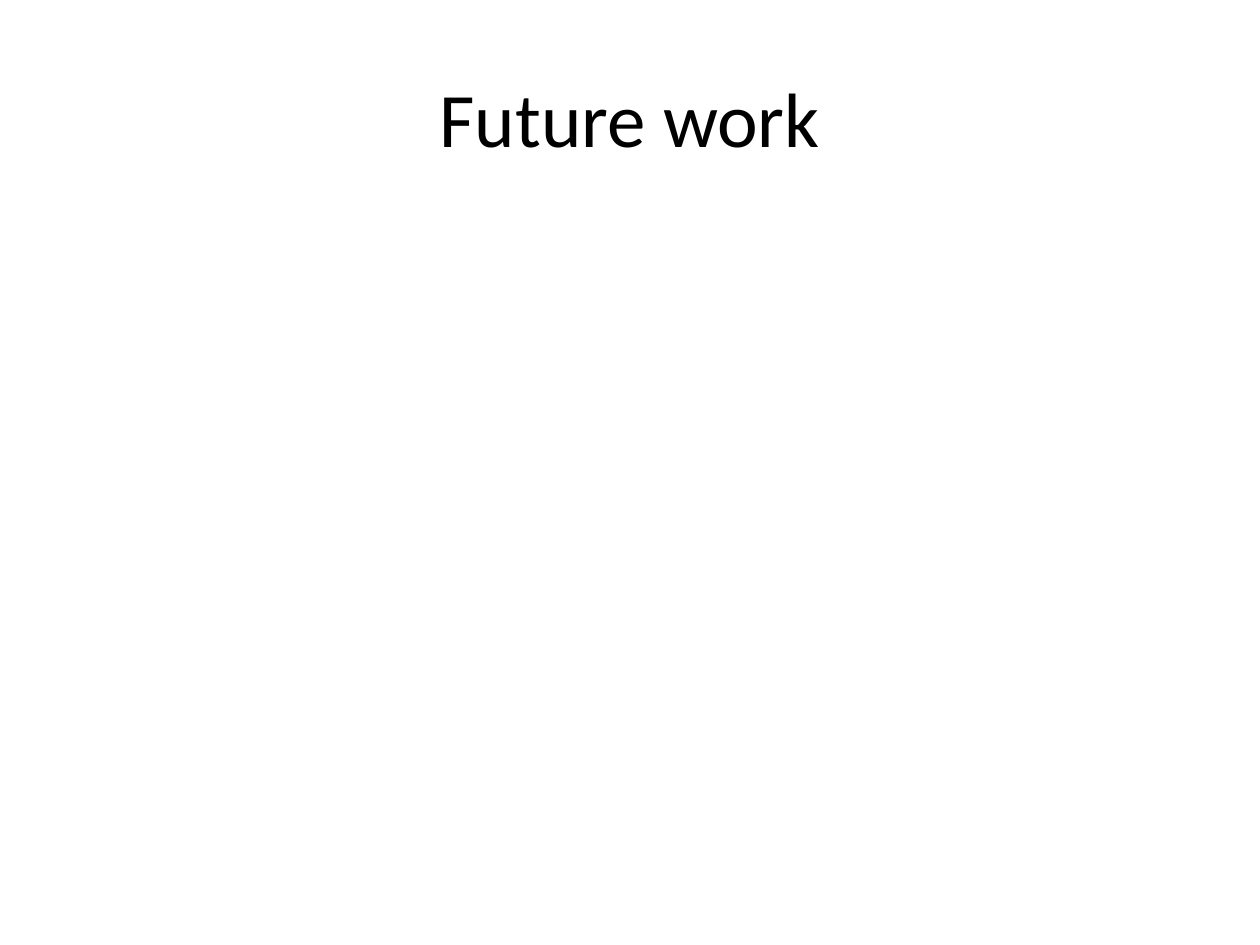
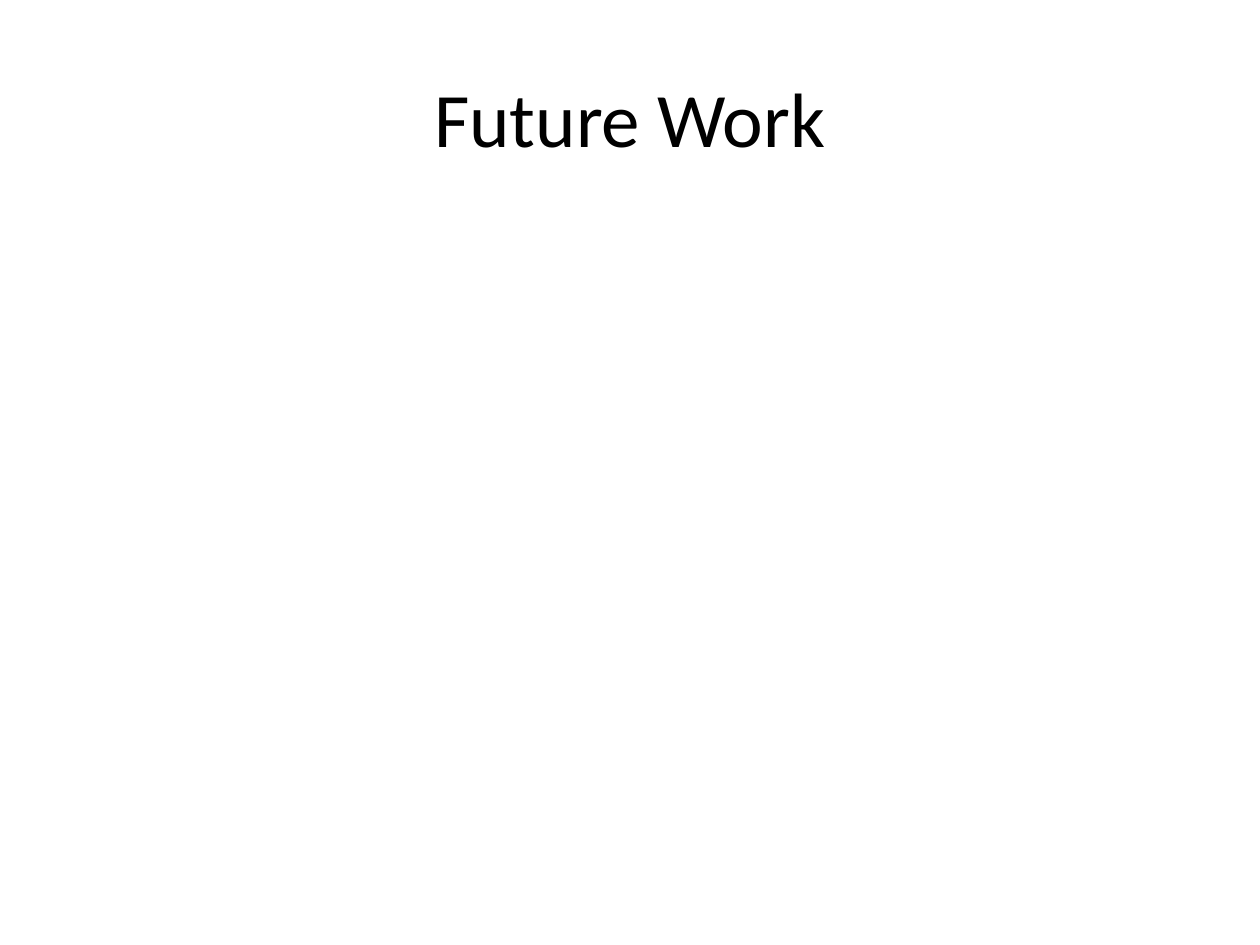
Before and after one commit to GUEDDES/asydeo, a slide deck: slide 25 of docs/asydeo.pptx (slide 9 before the commit). Drawn at 1260x945 pixels with LibreOffice and Linux fonts; fonts in the diff are those of the drawing. Boxes give left, top, right and bottom in pixels: in the first picture for what was removed or moved away, otherwise in the second. Text is boxed around its words. In the diff, an @@ line names an element or a change of style, - is before the commit and + after.

```diff
--- a/docs/asydeo.pptx
+++ b/docs/asydeo.pptx
@@ title at (x1=434, y1=93, x2=826, y2=148): text changed @@
-Future work
+Future Work
```
Also in this commit, not shown: 6 other slides changed, 20 slides added, 2 slides removed.
